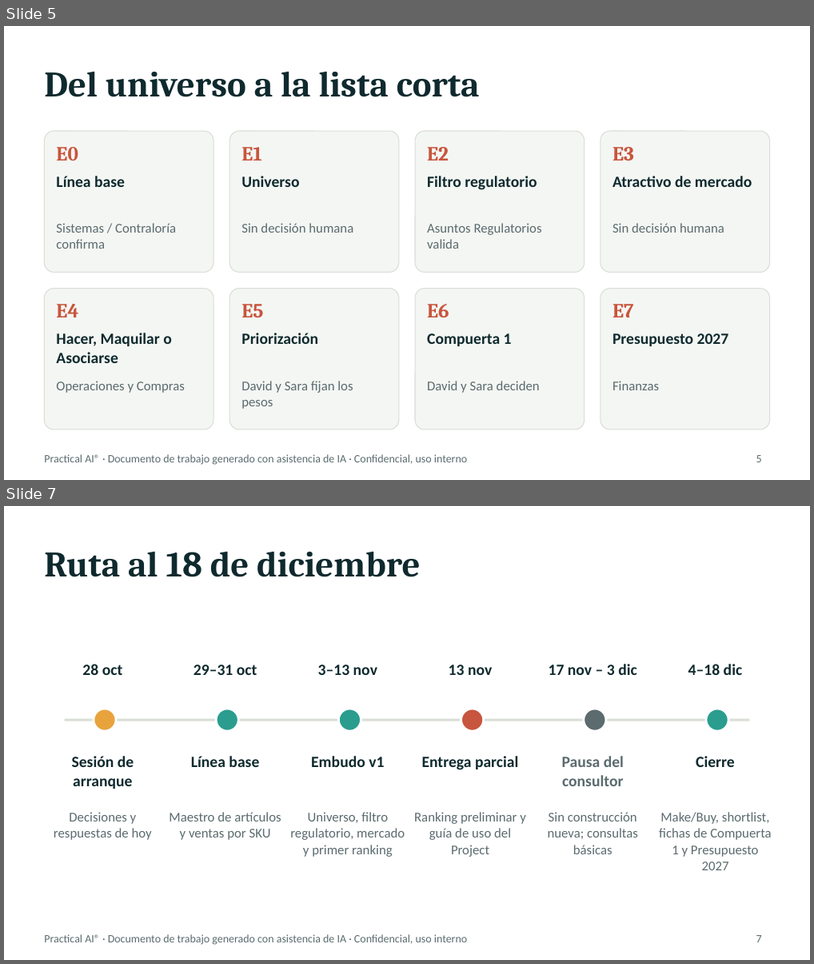
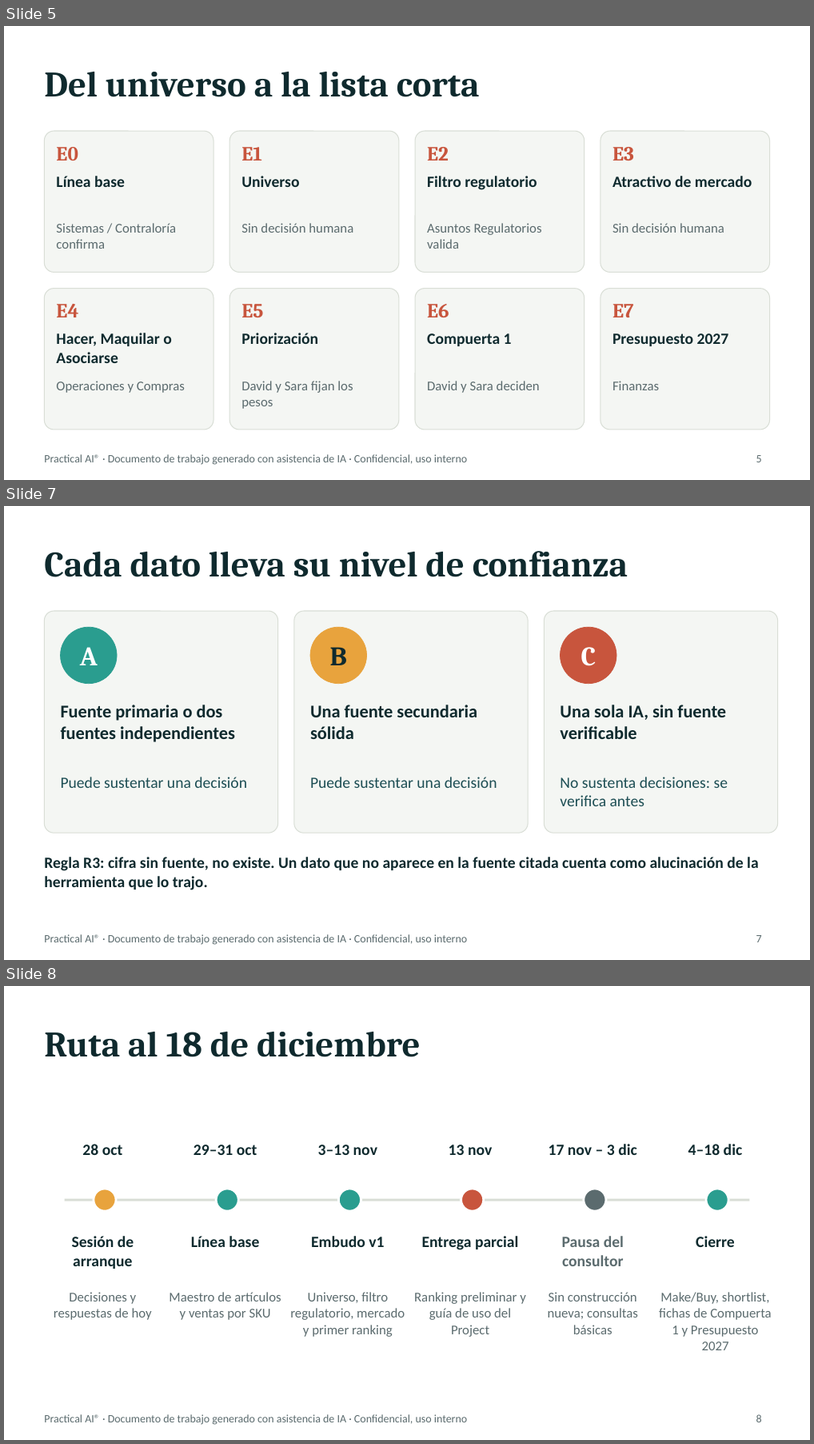
Before and after one commit to ahaukine/AHAUKINE, a slide deck: proyecto-daclaf-crecimiento-b2c-2027/sesion_2026-10-28/Daclaf_Sistema_IA_B2C_Sesion_28oct.pptx. Shown one above the other, each under a label of ours: slides 5 and 7 before the commit, slides 5, 7 and 8 after it; the slides between them are not shown. The pictures are 814x964 and 814x1444 pixels, drawn with LibreOffice and Linux fonts; fonts in the diff are those of the drawing. Boxes give left, top, right and bottom in pixels: in the first picture for what was removed or moved away, otherwise in the second. Text is boxed around its words. In the diff, an @@ line names an element or a change of style, - is before the commit and + after.

```diff
--- a/proyecto-daclaf-crecimiento-b2c-2027/sesion_2026-10-28/Daclaf_Sistema_IA_B2C_Sesion_28oct.pptx
+++ b/proyecto-daclaf-crecimiento-b2c-2027/sesion_2026-10-28/Daclaf_Sistema_IA_B2C_Sesion_28oct.pptx
@@ slide 7 added at (4, 506, 810, 960), background #FFFFFF; not listed: 1 template element that a slide beside it also shows @@
@@ title added at (44, 551, 628, 577), 32 pt, text #0F2A2E, bold @@
+Cada dato lleva su nivel de confianza
@@ rounded rectangle added at (44, 611, 278, 832), fill #F4F6F3, outline #D9DED6 0.75 pt @@
@@ rounded rectangle added at (294, 611, 528, 832), fill #F4F6F3, outline #D9DED6 0.75 pt @@
@@ rounded rectangle added at (544, 611, 778, 832), fill #F4F6F3, outline #D9DED6 0.75 pt @@
@@ ellipse added at (61, 627, 117, 684), fill #2A9D8F, outline #2A9D8F 0.5 pt @@
@@ text added at (80, 647, 98, 665), 24 pt, text #FFFFFF, bold @@
+A
@@ ellipse added at (310, 627, 367, 684), fill #E8A33D, outline #E8A33D 0.5 pt @@
@@ text added at (330, 647, 347, 665), 24 pt, text #0F2A2E, bold @@
+B
@@ ellipse added at (561, 627, 617, 684), fill #C8553D, outline #C8553D 0.5 pt @@
@@ text added at (582, 647, 597, 666), 24 pt, text #FFFFFF, bold @@
+C
@@ text added at (61, 704, 235, 742), 16 pt, text #0F2A2E, bold @@
+Fuente primaria o dos fuentes independientes
@@ text added at (310, 704, 478, 739), 16 pt, text #0F2A2E, bold @@
+Una fuente secundaria sólida
@@ text added at (560, 704, 726, 739), 16 pt, text #0F2A2E, bold @@
+Una sola IA, sin fuente verificable
@@ text added at (61, 776, 247, 788), 14 pt, text #1D4E54 @@
+Puede sustentar una decisión
@@ text added at (310, 776, 498, 788), 14 pt, text #1D4E54 @@
+Puede sustentar una decisión
@@ text added at (560, 776, 728, 806), 14 pt, text #1D4E54 @@
+No sustenta decisiones: se verifica antes
@@ text added at (44, 856, 758, 890), 14 pt, text #0F2A2E, bold @@
+Regla R3: cifra sin fuente, no existe. Un dato que no aparece en la fuente citada cuenta como alucinación de la herramienta que lo trajo.
@@ page number added at (757, 935, 762, 942), 10 pt, text #5B6B6E @@
+7
@@ what was slide 7 is now slide 8 @@
@@ page number at (757, 1414, 762, 1422): text changed @@
-7
+8
```
Also in this commit, not shown: 2 slides changed, 2 other files.
